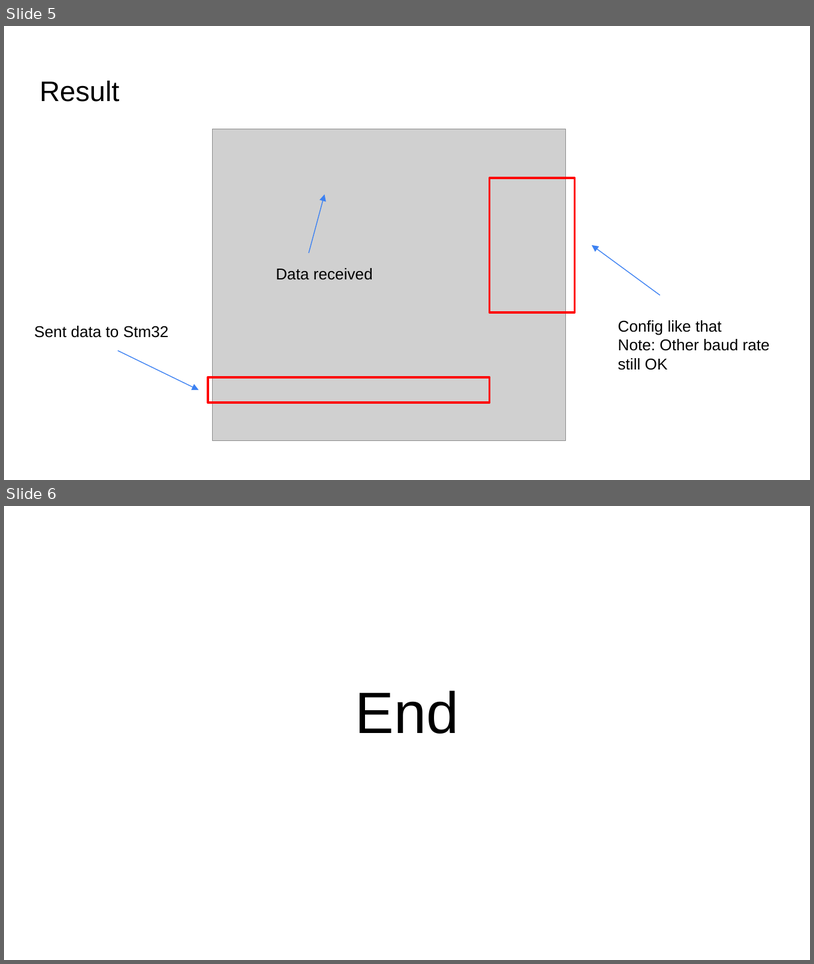
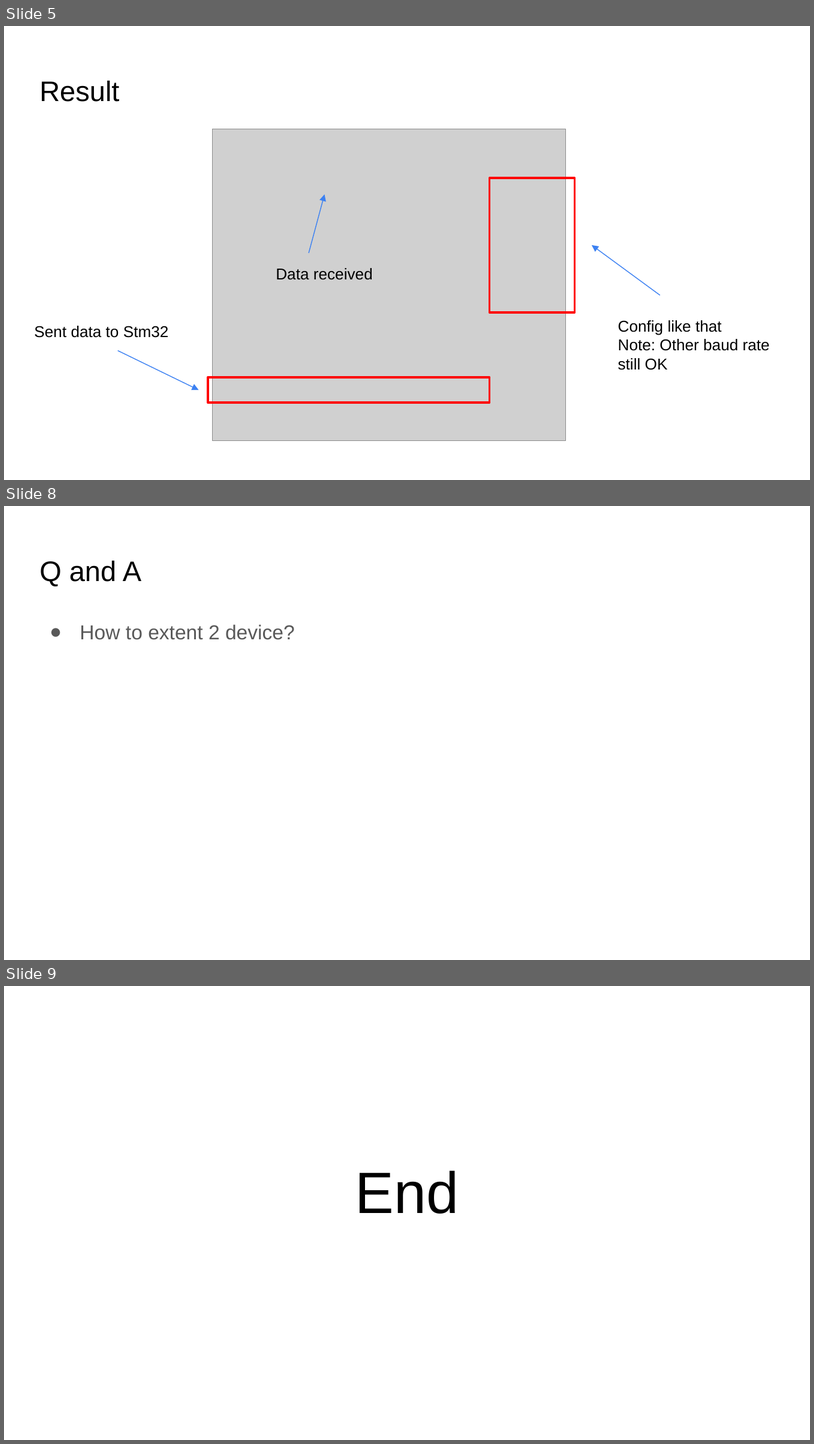
Before and after one commit to lequangthinhhaui/USB_CDC, a slide deck: note.pptx. Shown one above the other, each under a label of ours: slides 5 and 6 before the commit, slides 5, 8 and 9 after it; the slides between them are not shown. The pictures are 814x964 and 814x1444 pixels, drawn with LibreOffice and Linux fonts; fonts in the diff are those of the drawing; grey boxes stand for pictures. Boxes give left, top, right and bottom in pixels: in the first picture for what was removed or moved away, otherwise in the second. Text is boxed around its words. In the diff, an @@ line names an element or a change of style, - is before the commit and + after.

```diff
--- a/note.pptx
+++ b/note.pptx
@@ slide 8 added at <box>4,506,810,960</box>, background #FFFFFF @@
@@ title added at <box>39,561,141,586</box>, 25.2 pt, text #000000 @@
+Q and A
@@ text added at <box>80,624,295,640</box>, 18 pt, text #595959 @@
+● How to extent 2 device?
@@ what was slide 6 is now slide 9 @@
```
Also in this commit, not shown: 2 other slides added, 42 other files.
